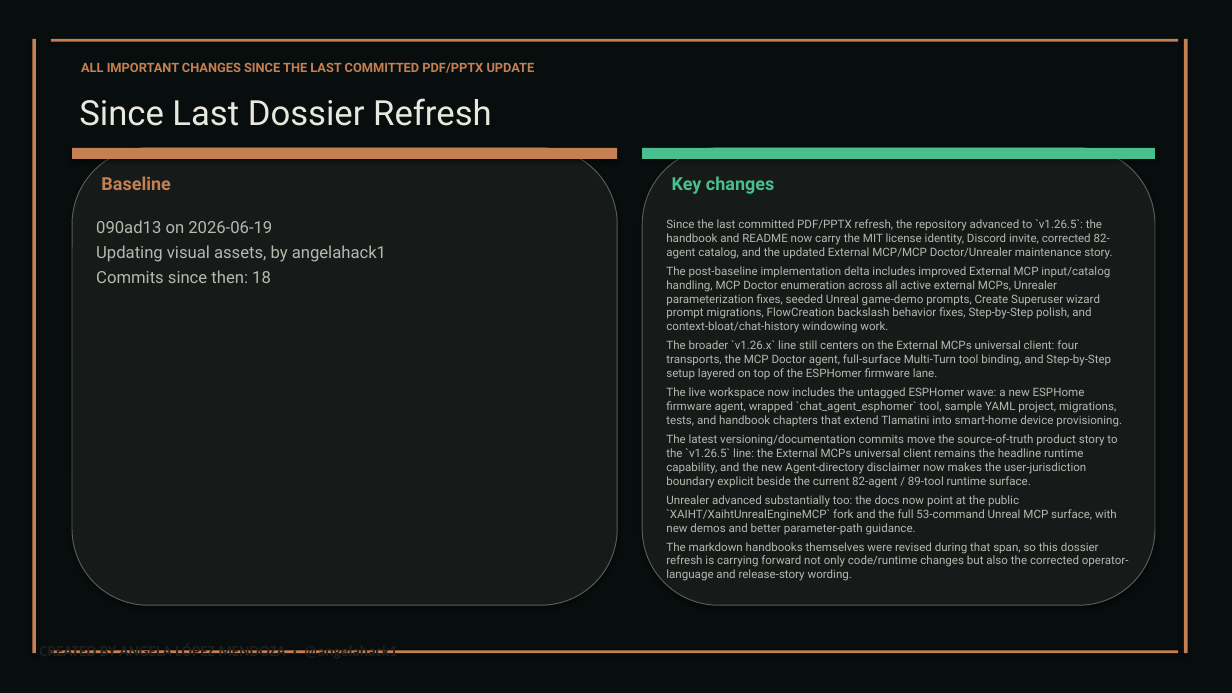
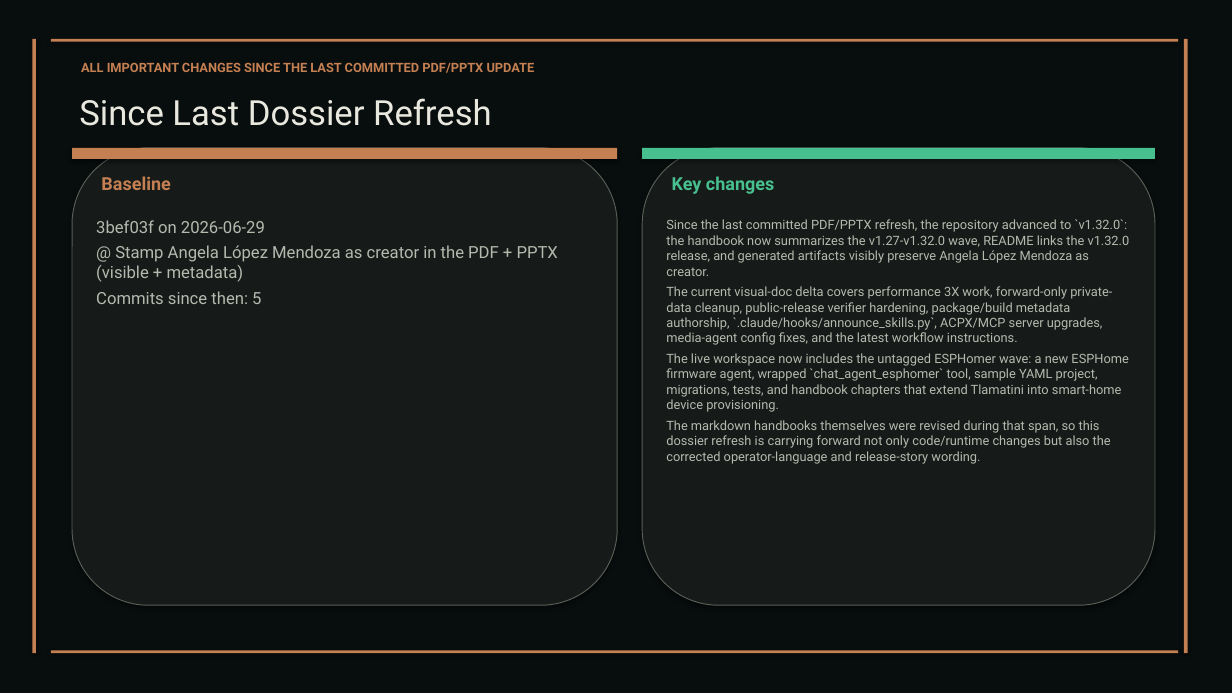
Before and after one commit to XAIHT/Tlamatini, a slide deck: slide 69 of Tlamatini_eXtended_Artificial_Intelligence_Humanly_Tempered.pptx. Drawn at 1232x693 pixels with LibreOffice and Linux fonts; fonts in the diff are those of the drawing. Boxes give left, top, right and bottom in pixels: in the first picture for what was removed or moved away, otherwise in the second. Text is boxed around its words. In the diff, an @@ line names an element or a change of style, - is before the commit and + after.

Commit message:
updating visual docs

```diff
--- a/Tlamatini_eXtended_Artificial_Intelligence_Humanly_Tempered.pptx
+++ b/Tlamatini_eXtended_Artificial_Intelligence_Humanly_Tempered.pptx
@@ text at box(96, 220, 558, 304): text changed @@
-090ad13 on 2026-06-19
-Updating visual assets, by angelahack1
-Commits since then: 18
+3bef03f on 2026-06-29
+@ Stamp Angela López Mendoza as creator in the PDF + PPTX (visible + metadata)
+Commits since then: 5
@@ text at box(666, 219, 1130, 345): text changed; size 9 to 10 pt @@
-Since the last committed PDF/PPTX refresh, the repository advanced to `v1.26.5`: the handbook and README now carry the MIT license identity, Discord invite, corrected 82-agent catalog, and the updated External MCP/MCP Doctor/Unrealer maintenance story.
-The post-baseline implementation delta includes improved External MCP input/catalog handling, MCP Doctor enumeration across all active external MCPs, Unrealer parameterization fixes, seeded Unreal game-demo prompts, Create Superuser wizard prompt migrations, FlowCreation backslash behavior fixes, Step-by-Step polish, and context-bloat/chat-history windowing work.
-The broader `v1.26.x` line still centers on the External MCPs universal client: four transports, the MCP Doctor agent, full-surface Multi-Turn tool binding, and Step-by-Step setup layered on top of the ESPHomer firmware lane.
+Since the last committed PDF/PPTX refresh, the repository advanced to `v1.32.0`: the handbook now summarizes the v1.27-v1.32.0 wave, README links the v1.32.0 release, and generated artifacts visibly preserve Angela López Mendoza as creator.
+The current visual-doc delta covers performance 3X work, forward-only private-data cleanup, public-release verifier hardening, package/build metadata authorship, `.claude/hooks/announce_skills.py`, ACPX/MCP server upgrades, media-agent config fixes, and the latest workflow instructions.
@@ text at box(666, 353, 1128, 464): size 9 to 10 pt in "The live workspace now includes the untagged ...", "The markdown handbooks themselves were revised during ..." @@
@@ text at box(666, 434, 1117, 535): paragraphs removed @@
-The latest versioning/documentation commits move the source-of-truth product story to the `v1.26.5` line: the External MCPs universal client remains the headline runtime capability, and the new Agent-directory disclaimer now makes the user-jurisdiction boundary explicit beside the current 82-agent / 89-tool runtime surface.
-Unrealer advanced substantially too: the docs now point at the public `XAIHT/XaihtUnrealEngineMCP` fork and the full 53-command Unreal MCP surface, with new demos and better parameter-path guidance.
@@ text removed at box(39, 650, 397, 653) @@
-CREATED BY ANGELA LÓPEZ MENDOZA · @angelahack1
```
Also in this commit, not shown: 109 other slides changed, 2 slides added, 2 slides removed, 1 other file.
